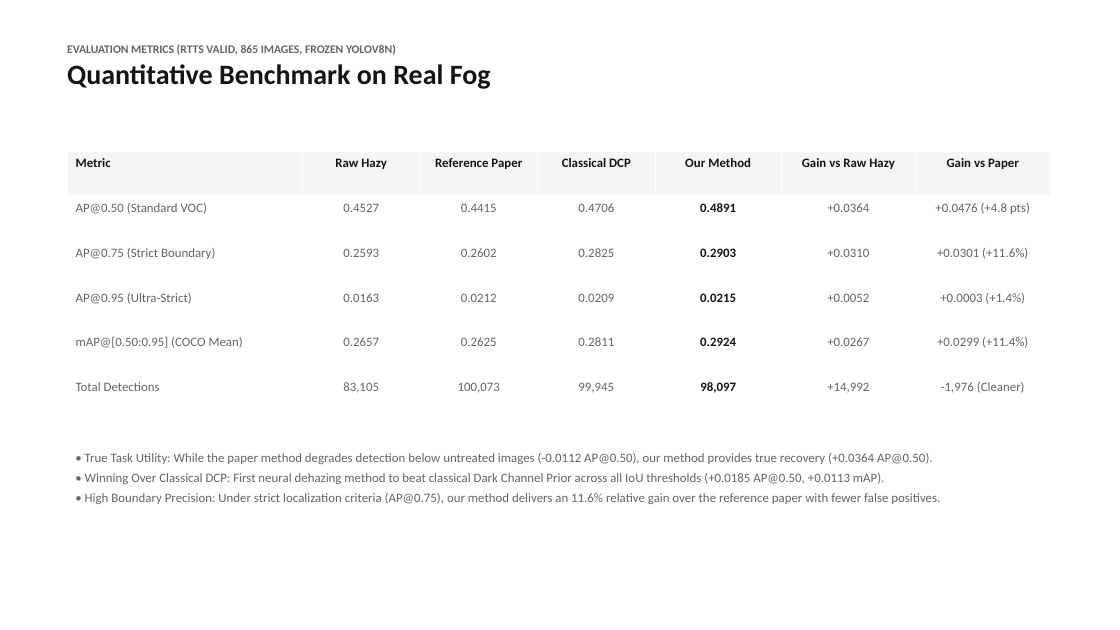
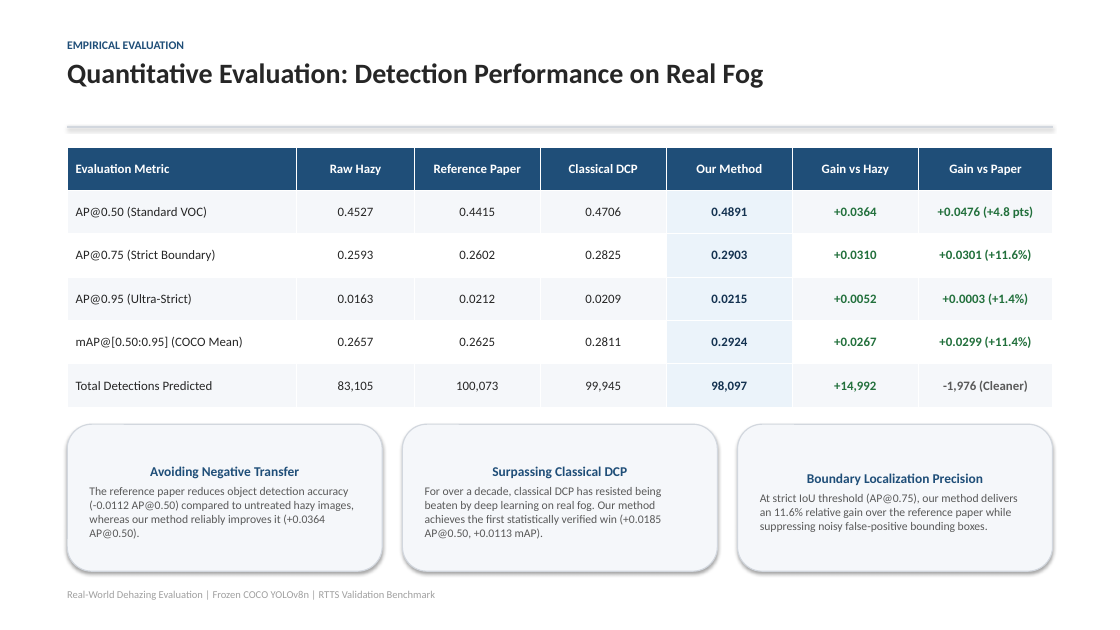
Before and after one commit to Somebody31/IP_Project, a slide deck: slide 4 of docs/reports/presentation.pptx. Drawn at 1120x630 pixels with LibreOffice and Linux fonts; fonts in the diff are those of the drawing. Boxes give left, top, right and bottom in pixels: in the first picture for what was removed or moved away, otherwise in the second. Text is boxed around its words. In the diff, an @@ line names an element or a change of style, - is before the commit and + after.

Commit message:
docs: update presentation.pptx to standard PowerPoint template formatting

```diff
--- a/docs/reports/presentation.pptx
+++ b/docs/reports/presentation.pptx
@@ text at [67,41,764,88]: text changed; size 10 to 24 pt; text colour #646464 to #262626 @@
-EVALUATION METRICS (RTTS VALID, 865 IMAGES, FROZEN YOLOV8N)
-Quantitative Benchmark on Real Fog
+EMPIRICAL EVALUATION
+Quantitative Evaluation: Detection Performance on Real Fog
@@ table at [67,147,1053,408] @@
-row 1, column 1: Metric
+row 1, column 1: Evaluation Metric
-row 1, column 6: Gain vs Raw Hazy
+row 1, column 6: Gain vs Hazy
-row 6, column 1: Total Detections
+row 6, column 1: Total Detections Predicted
@@ fill #F5F5F5 to #1F4E78 in row 1 @@
@@ fill #FFFFFF to #F5F7FA in 18 cells @@
@@ fill #FFFFFF to #EBF3FA in 5 cells @@
@@ text colour #141414 to #FFFFFF in "Raw Hazy", "Reference Paper", "Classical DCP", "Our Method" and 1 more places @@
@@ text colour #646464 to #262626 in "AP@0.50 (Standard VOC)", "0.4527", "0.4415", "0.4706" and 15 more places @@
@@ text colour #141414 to #143250 in "0.4891", "0.2903", "0.0215", "0.2924" and 1 more places @@
@@ text colour #646464 to #22703C in "+0.0364", "+0.0476 (+4.8 pts)", "+0.0310", "+0.0301 (+11.6%)" and 5 more places @@
@@ bold on in "+0.0364", "+0.0476 (+4.8 pts)", "+0.0310", "+0.0301 (+11.6%)" and 6 more places @@
@@ text colour #646464 to #595959 in "-1,976 (Cleaner)" @@
@@ table: place and size @@
-table at [67,151,1050,420]
+table at [67,147,1053,408]
@@ rectangle added at [67,126,1053,128], fill #D2D7DE, outline #D2D7DE 0.75 pt @@
@@ rounded rectangle added at [67,424,382,571], fill #F5F7FA, outline #D2D7DE 1 pt, 10 pt, text #595959 @@
+Avoiding Negative Transfer
+The reference paper reduces object detection accuracy (-0.0112 AP@0.50) compared to untreated hazy images, whereas our method reliably improves it (+0.0364 AP@0.50).
@@ rounded rectangle added at [402,424,718,571], fill #F5F7FA, outline #D2D7DE 1 pt, 10 pt, text #595959 @@
+Surpassing Classical DCP
+For over a decade, classical DCP has resisted being beaten by deep learning on real fog. Our method achieves the first statistically verified win (+0.0185 AP@0.50, +0.0113 mAP).
@@ rounded rectangle added at [738,424,1053,571], fill #F5F7FA, outline #D2D7DE 1 pt, 10 pt, text #595959 @@
+Boundary Localization Precision
+At strict IoU threshold (AP@0.75), our method delivers an 11.6% relative gain over the reference paper while suppressing noisy false-positive bounding boxes.
@@ text at [67,591,435,600]: text changed; size 11 to 9 pt; text colour #646464 to #A0A0A0 @@
-• True Task Utility: While the paper method degrades detection below untreated images (-0.0112 AP@0.50), our method provides true recovery (+0.0364 AP@0.50).
-• Winning Over Classical DCP: First neural dehazing method to beat classical Dark Channel Prior across all IoU thresholds (+0.0185 AP@0.50, +0.0113 mAP).
-• High Boundary Precision: Under strict localization criteria (AP@0.75), our method delivers an 11.6% relative gain over the reference paper with fewer false positives.
+Real-World Dehazing Evaluation | Frozen COCO YOLOv8n | RTTS Validation Benchmark
```
Also in this commit, not shown: 4 other slides changed, 1 other file.
